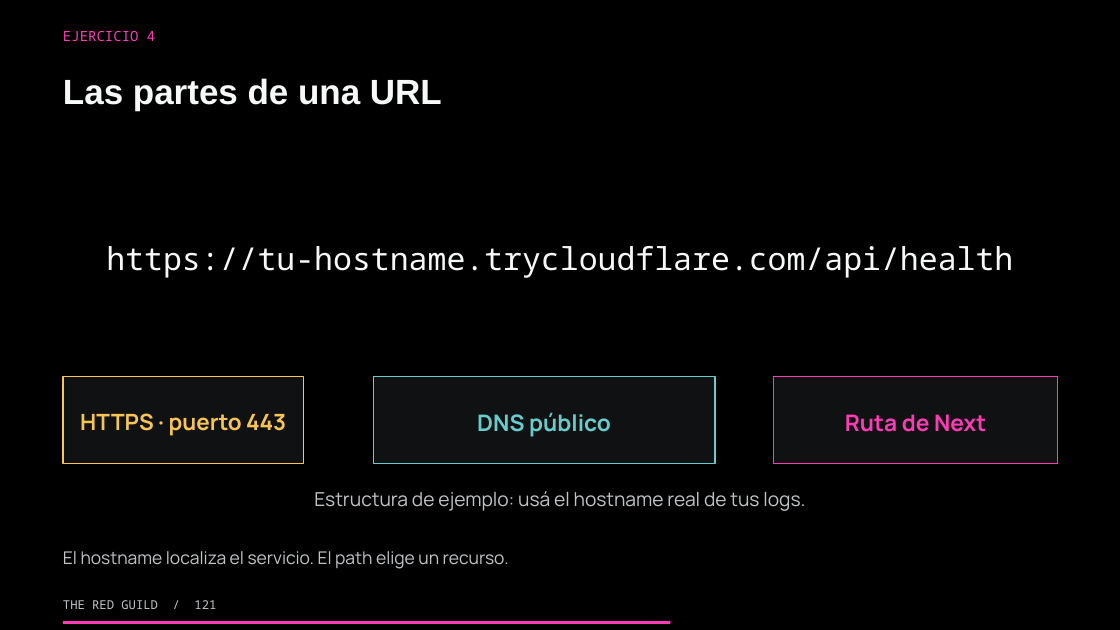
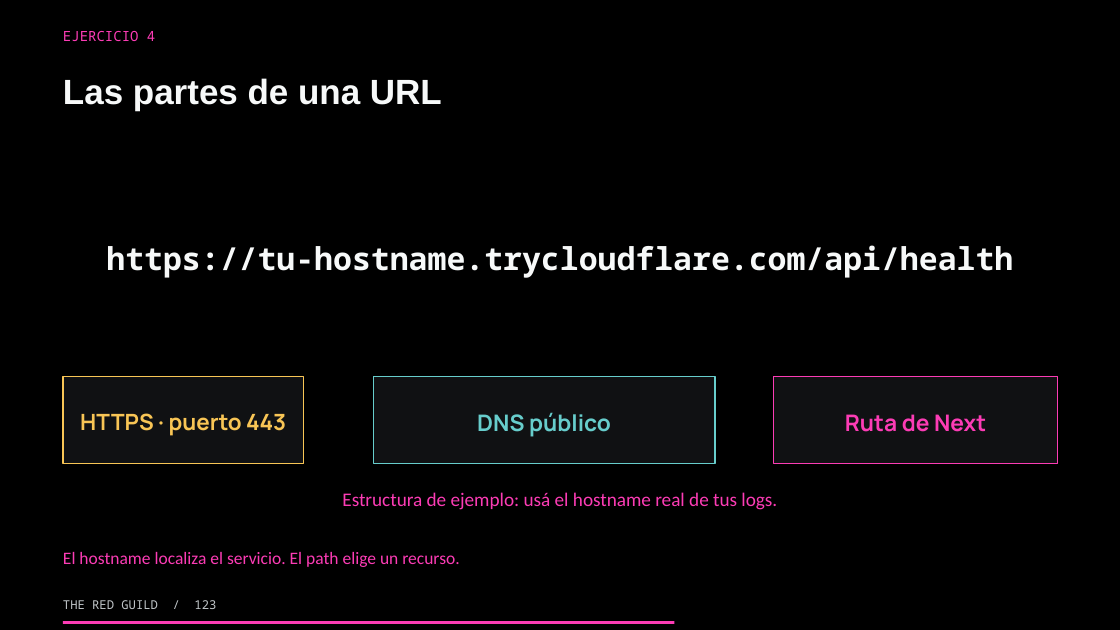
Before and after one commit to theredguild/github-ai-automation-lab, a slide deck: slide 123 of slides/workshop.pptx (slide 121 before the commit). Drawn at 1120x630 pixels with LibreOffice and Linux fonts; fonts in the diff are those of the drawing. Boxes give left, top, right and bottom in pixels: in the first picture for what was removed or moved away, otherwise in the second. Text is boxed around its words. In the diff, an @@ line names an element or a change of style, - is before the commit and + after.

```diff
--- a/slides/workshop.pptx
+++ b/slides/workshop.pptx
@@ text "https://tu-hostname.trycloudflare.com/api/health" at (106,245,1013,278): bold on @@
@@ text "Estructura de ejemplo: usá el ..." at (342,492,777,510): font Manrope to Calibri, text colour #BFC4C7 to #FC3CB5 @@
@@ text "El hostname localiza el servicio. ..." at (63,552,459,567): font Manrope to Calibri, text colour #BFC4C7 to #FC3CB5 @@
@@ text at (63,600,216,609): text changed @@
-THE RED GUILD / 121
+THE RED GUILD / 123
@@ rectangle: place and size @@
-rectangle at (63,622,670,624)
+rectangle at (63,622,675,624)
```
Also in this commit, not shown: 197 other slides changed, 2 slides added, 1 other file.
